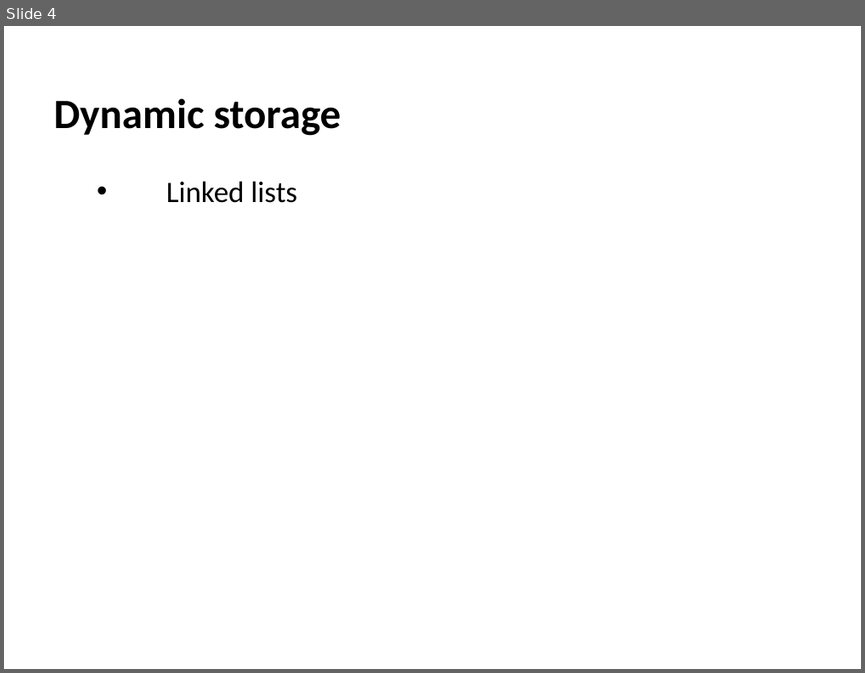
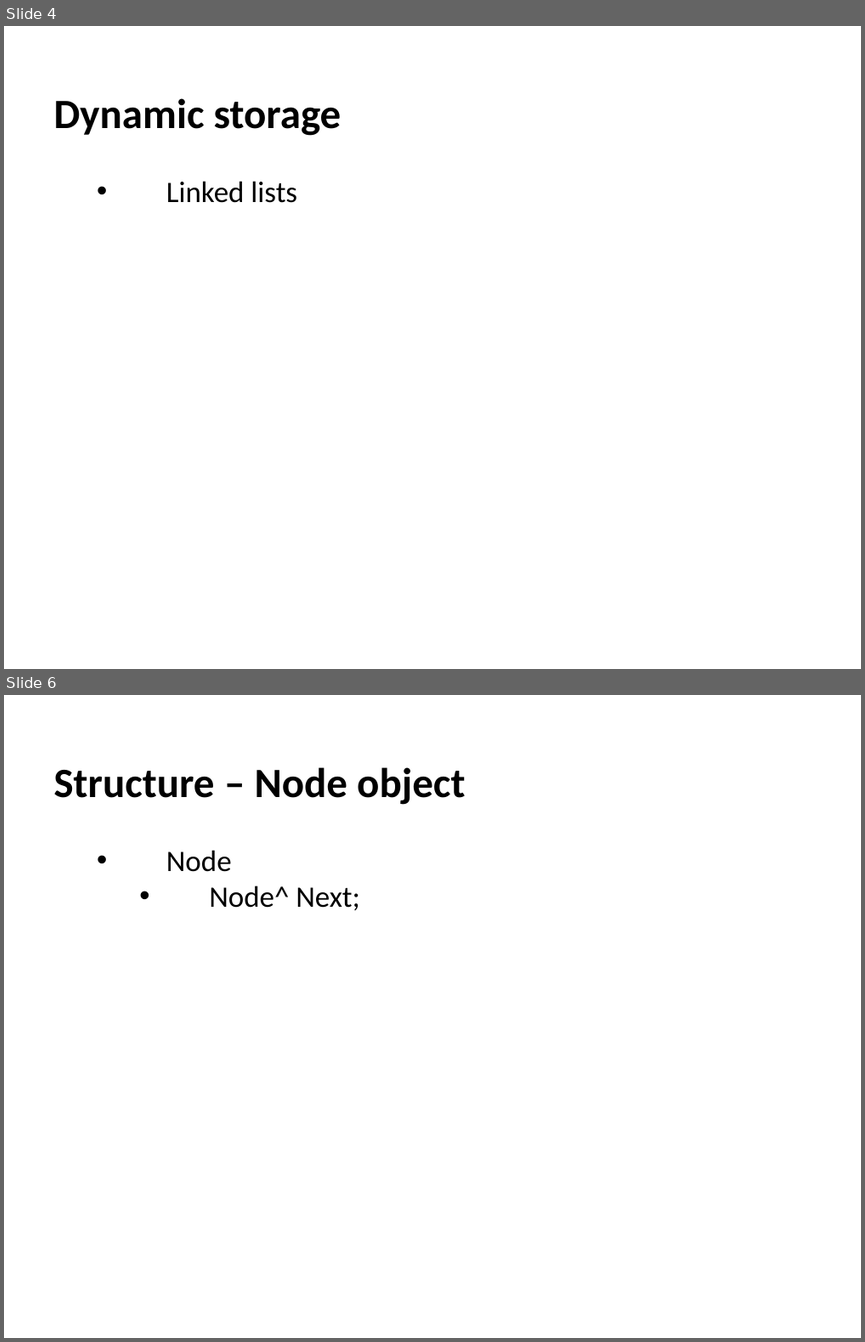
Before and after one commit to szetko/course-materials, a slide deck: Programming 4/03.1 Linked Lists/03.1 Linked Lists.pptx. Shown one above the other, each under a label of ours: slide 4 before the commit, slides 4 and 6 after it; the slides between them are not shown. The pictures are 865x673 and 865x1342 pixels, drawn with LibreOffice and Linux fonts; fonts in the diff are those of the drawing. Boxes give left, top, right and bottom in pixels: in the first picture for what was removed or moved away, otherwise in the second. Text is boxed around its words. In the diff, an @@ line names an element or a change of style, - is before the commit and + after.

```diff
--- a/Programming 4/03.1 Linked Lists/03.1 Linked Lists.pptx
+++ b/Programming 4/03.1 Linked Lists/03.1 Linked Lists.pptx
@@ slide 6 added at [4,695,861,1338], background #FFFFFF @@
@@ text added at [54,767,465,910], 35 pt, text #000000, bold @@
+  Structure – Node object
+    • Node
+      • Node^ Next;
```
Also in this commit, not shown: 1 slide changed, 2 other slides added.
